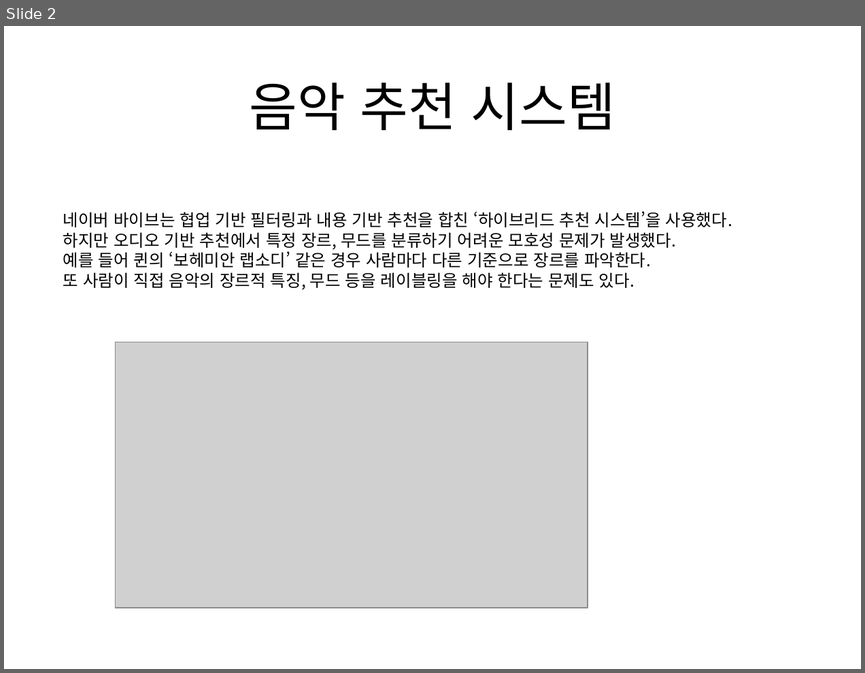
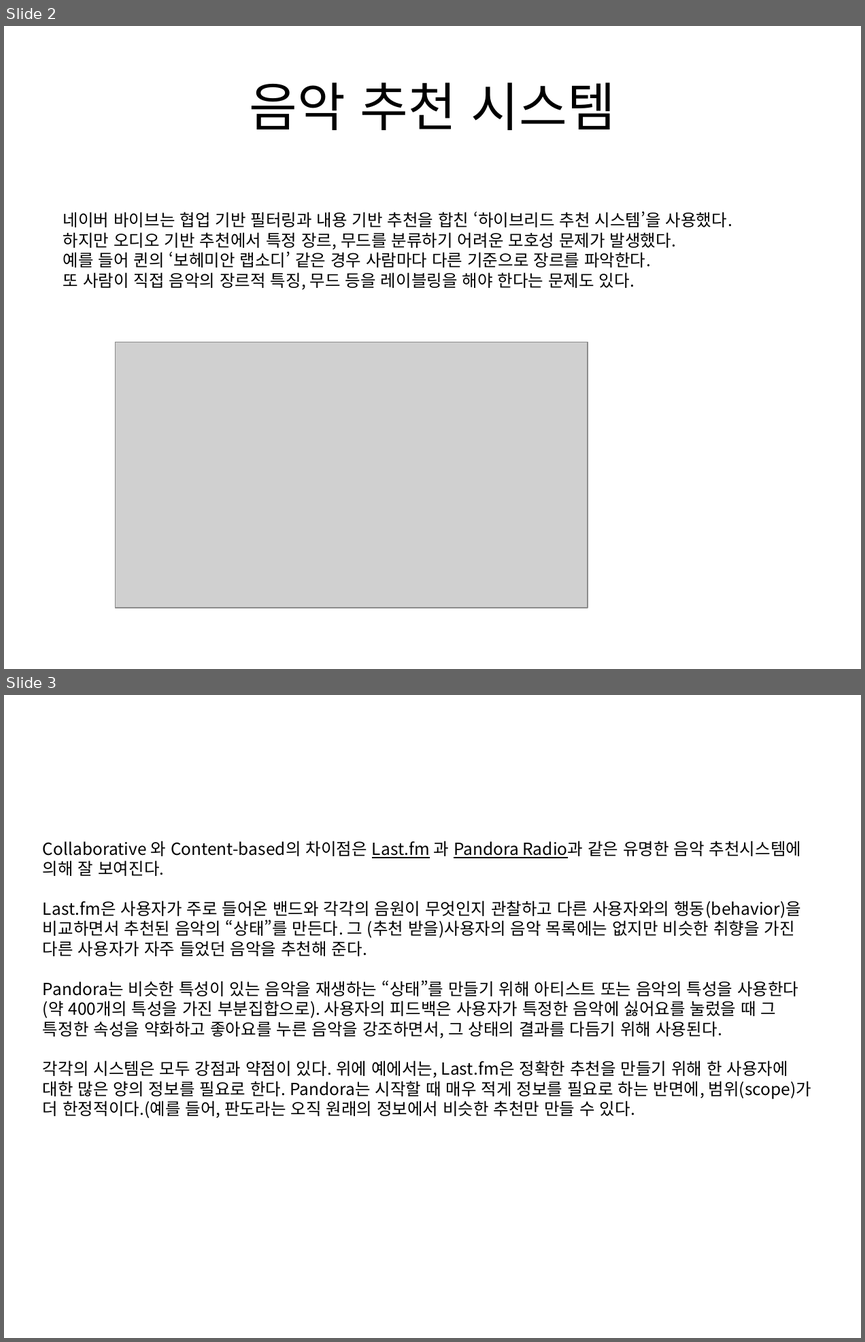
Before and after one commit to ehdgns21/recommend_movie_music_etc, a slide deck: 음악추천시스템.pptx. Shown one above the other, each under a label of ours: slide 2 before the commit, slides 2 and 3 after it. The pictures are 865x673 and 865x1342 pixels, drawn with LibreOffice and Linux fonts; fonts in the diff are those of the drawing; grey boxes stand for pictures. Boxes give left, top, right and bottom in pixels: in the first picture for what was removed or moved away, otherwise in the second. Text is boxed around its words. In the diff, an @@ line names an element or a change of style, - is before the commit and + after.

```diff
--- a/음악추천시스템.pptx
+++ b/음악추천시스템.pptx
@@ slide 3 added at <box>4,695,861,1338</box>, background #FFFFFF @@
@@ text added at <box>43,841,812,1118</box>, 14 pt, text #000000 @@
+Collaborative 와 Content-based의 차이점은 Last.fm 과 Pandora Radio과 같은 유명한 음악 추천시스템에 의해 잘 보여진다.
+Last.fm은 사용자가 주로 들어온 밴드와 각각의 음원이 무엇인지 관찰하고 다른 사용자와의 행동(behavior)을 비교하면서 추천된 음악의 “상태”를 만든다. 그 (추천 받을)사용자의 음악 목록에는 없지만 비슷한 취향을 가진 다른 사용자가 자주 들었던 음악을 추천해 준다.
+Pandora는 비슷한 특성이 있는 음악을 재생하는 “상태”를 만들기 위해 아티스트 또는 음악의 특성을 사용한다(약 400개의 특성을 가진 부분집합으로). 사용자의 피드백은 사용자가 특정한 음악에 싫어요를 눌렀을 때 그 특정한 속성을 약화하고 좋아요를 누른 음악을 강조하면서, 그 상태의 결과를 다듬기 위해 사용된다.
+각각의 시스템은 모두 강점과 약점이 있다. 위에 예에서는, Last.fm은 정확한 추천을 만들기 위해 한 사용자에 대한 많은 양의 정보를 필요로 한다. Pandora는 시작할 때 매우 적게 정보를 필요로 하는 반면에, 범위(scope)가 더 한정적이다.(예를 들어, 판도라는 오직 원래의 정보에서 비슷한 추천만 만들 수 있다.
```
Also in this commit, not shown: 1 slide changed, 3 other slides added, 4 slides removed.
